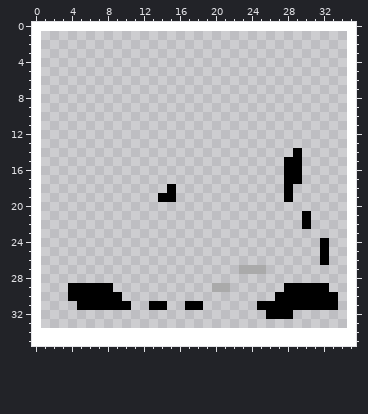
Pixel-art sprite -- AridArnold/Content/Campaigns/MainCampaign/Levels/0807.png. Above is the file before it was changed.
The file is 36x36 pixels. Colours within 5 levels of each other are drawn and written as one.
After the commit:
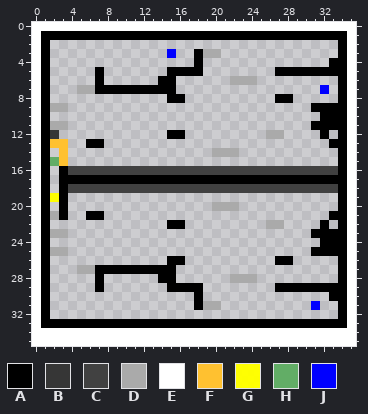
Palette (. is transparent): A #000000  B #363636  C #404040fd  D #aaaaaafd  E #ffffff  F #ffc130  G #ffff00fd  H #61ad65fc  J #0000ff
The edit:
Changed rows in their new state; - is an unchanged pixel.
first column x 1:
 1 AAAAAAAAAAAAAAAAAAAAAAAAAAAAAAAAAA
 2 A--------------------------------A
 3 A-------------J--ADD-------------A
 4 A----------------A--------------AA
 5 A-----A-------AAAA--------AAAAAAAA
 6 A-----A------AA------DDD---------A
 7 A---DDAAAAAAAAA----------------J-A
 8 A-------------AA----------AA-----A
 9 ADD---------------------------AAAA
10 A------------------------------AAA
11 ADD---------------------------AAAA
12 AB------------AA---------DD----A-A
13 AFF--AA-------------------------AA
14 A-F----------------DDD------.----A
15 AHF------------------------..----A
16 A-ACCCCCCCCCCCCCCCCCCCCCCCCCCCCCCA
17 A-AAAAAAAAAAAAAAAAAAAAAAAAA--AAAAA
18 A-ACCCCCCCCCCCCCCCCCCCCCCCCCCCCCCA
19 AGA----------..------------.-----A
20 A-A----------------DDD-----------A
21 ADA--AA----------------------.--AA
22 A-------------AA---------DD--.-A-A
23 ADD---------------------------AAAA
24 A-------------------------------AA
25 ADD---------------------------A-AA
26 A-------------AA----------AA---.-A
27 A---DDAAAAAAAAA-------...--------A
28 A-----A------AA------DDD---------A
29 A--...-.------AAAA-..-----A-----AA
30 A--......--------A--------......-A
31 A---......--..--.-DD----......J..A
32 A------------------------...-----A
33 AAAAAAAAAAAAAAAAAAAAAAAAAAAAAAAAAA
